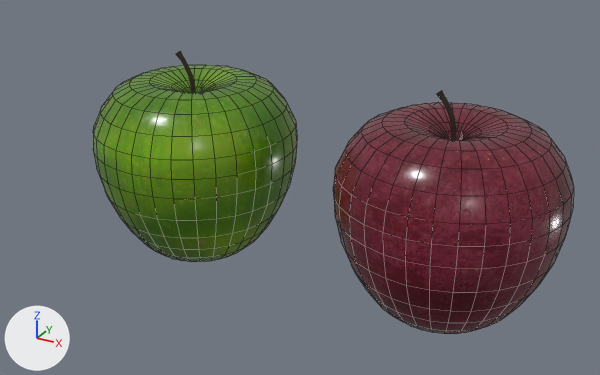
Before and after pictures for a commit that changed the FBX model Assets/Art/3D/Apple/Mesh/Apple.fbx.
The view is the same before and after, from a 50 mm lens placed at (0.92, -2.91, 1.9), pointed at (-0.69, 0.03, 0.43). Arrows for +X, +Y and +Z are at lower left; the lights stay in place. The older version comes first. Mesh edges are drawn as thin lines. Vertices at exactly the same position are counted once.

Objects in the first picture: 'GreenApple', 'RedApple'.
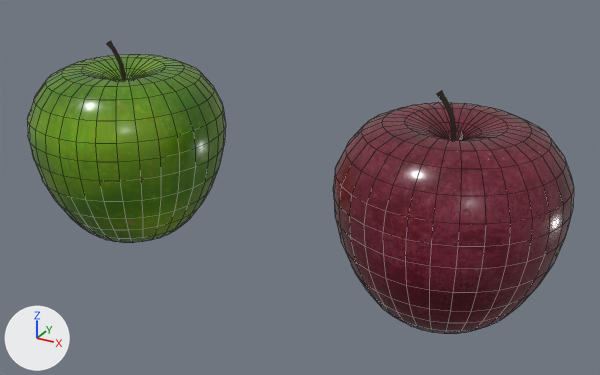
The newer file is also rescaled (x0.0762), turned or shifted as a whole; pictures and numbers use the older file's frame.

What changed in the scene script:
```text
Change me_sphere_002:
    used by ob_greenapple; location = (-1.214, 0.0, 0.484)
    remove me_sphere_002.from_pydata(...)  # 864 vertices, 834 faces; spans x -0.462..0.462, y -0.462..0.462, z -0.449..0.485
    add me_sphere_002.from_pydata(...)  # 864 vertices, 834 faces; spans x -0.857..0.066, y -0.462..0.462, z -0.449..0.485
    me_sphere_002 part 1: the whole mesh is moved by (-0.395, 0.0, 0.0)
```

Pixel boxes [x1, y1, x2, y2] of what changed, in the pictures (600 x 375 px):
'GreenApple', moved: before [93, 52, 297, 262]; after [27, 41, 226, 243]
